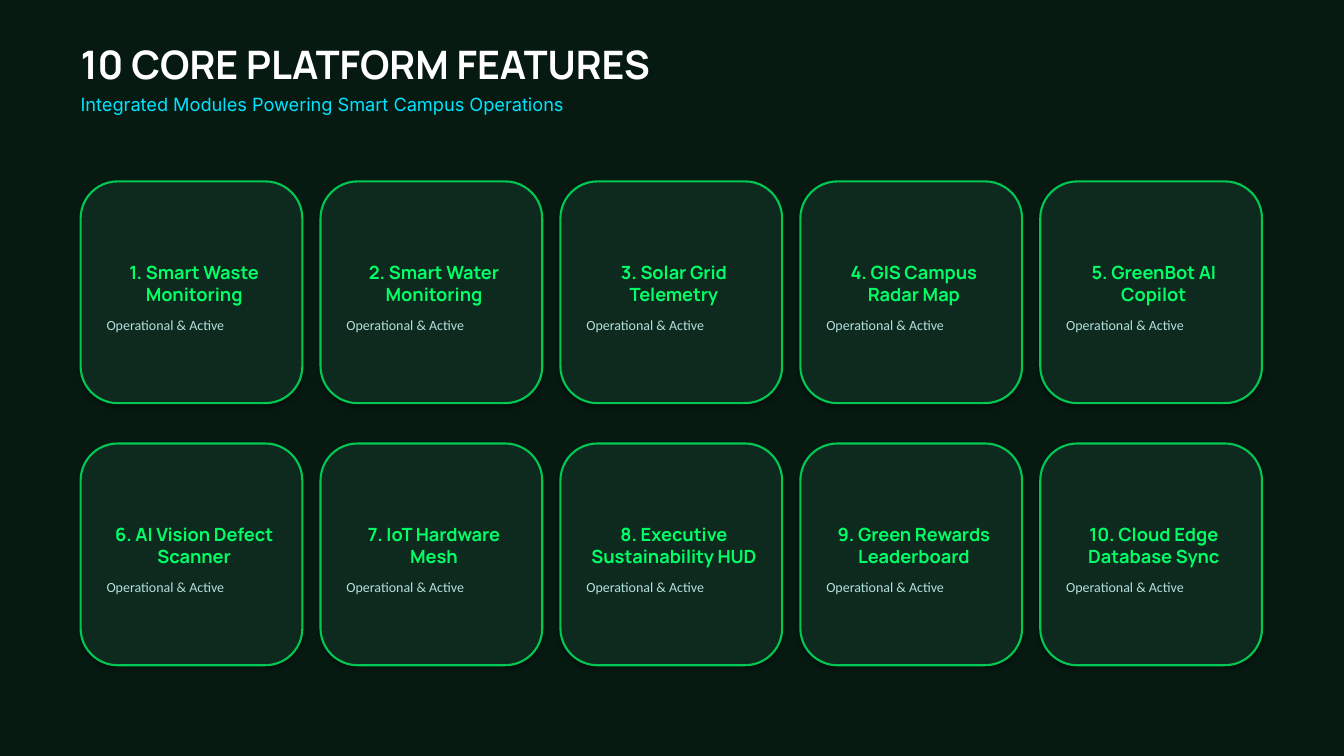
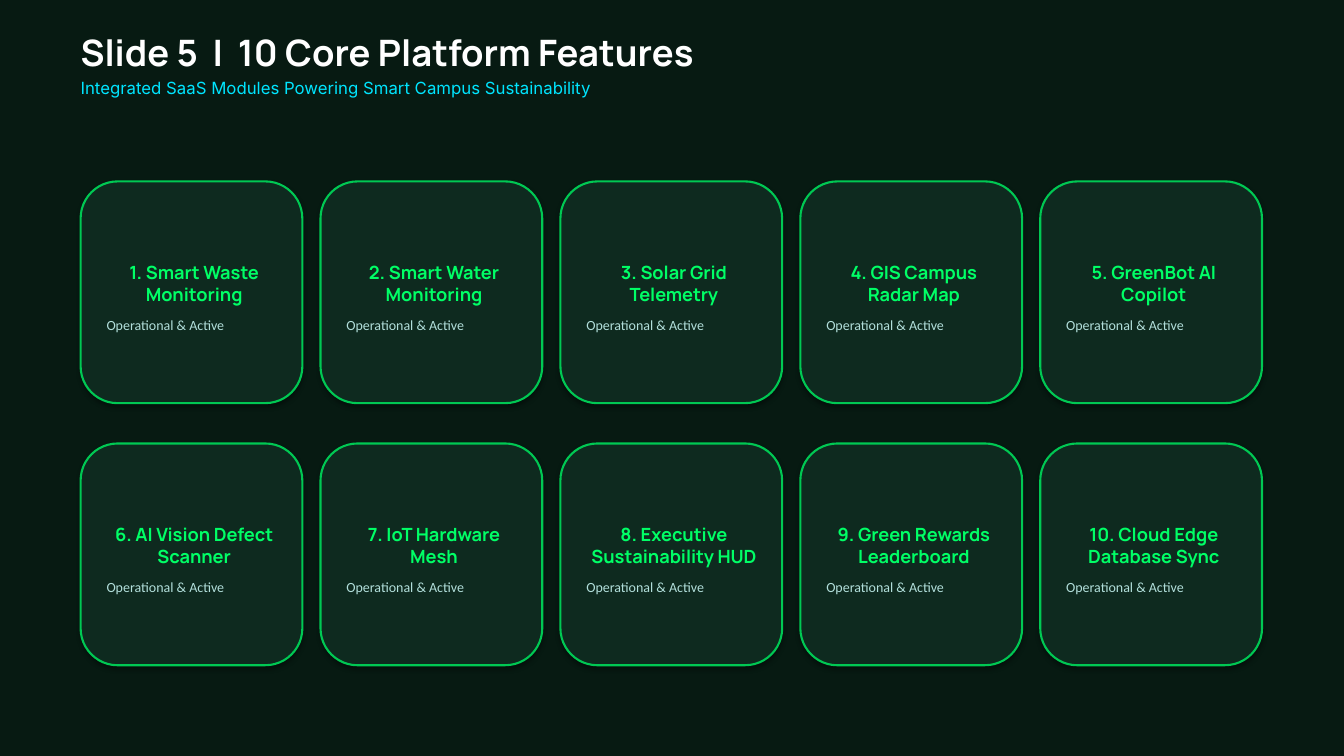
Before and after one commit to yashkumar5224/GreenVerse-AI-Smart-Campus-Sustainability-Maintenance-Platform, a slide deck: slide 5 of public/GreenVerse_AI_IoT_Smart_Campus_Presentation.pptx (slide 7 before the commit). Drawn at 1344x756 pixels with LibreOffice and Linux fonts; fonts in the diff are those of the drawing. Boxes give left, top, right and bottom in pixels: in the first picture for what was removed or moved away, otherwise in the second. Text is boxed around its words. In the diff, an @@ line names an element or a change of style, - is before the commit and + after.

Commit message:
feat: update 8-slide PowerPoint presentation matching reference slide designs

```diff
--- a/public/GreenVerse_AI_IoT_Smart_Campus_Presentation.pptx
+++ b/public/GreenVerse_AI_IoT_Smart_Campus_Presentation.pptx
@@ text at bbox=[81, 39, 693, 98]: text changed; size 13 to 12 pt @@
-10 CORE PLATFORM FEATURES
-Integrated Modules Powering Smart Campus Operations
+Slide 5 | 10 Core Platform Features
+Integrated SaaS Modules Powering Smart Campus Sustainability
```
Also in this commit, not shown: 5 other slides changed, 2 slides added, 6 slides removed.
